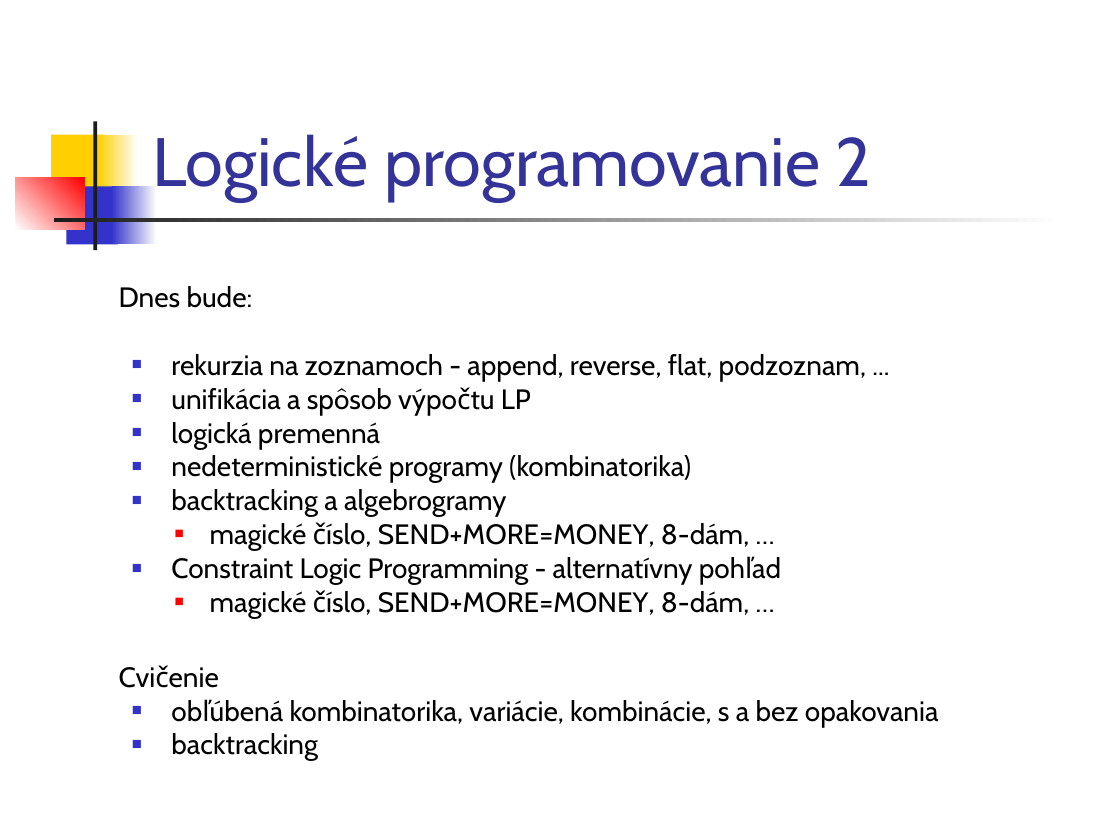
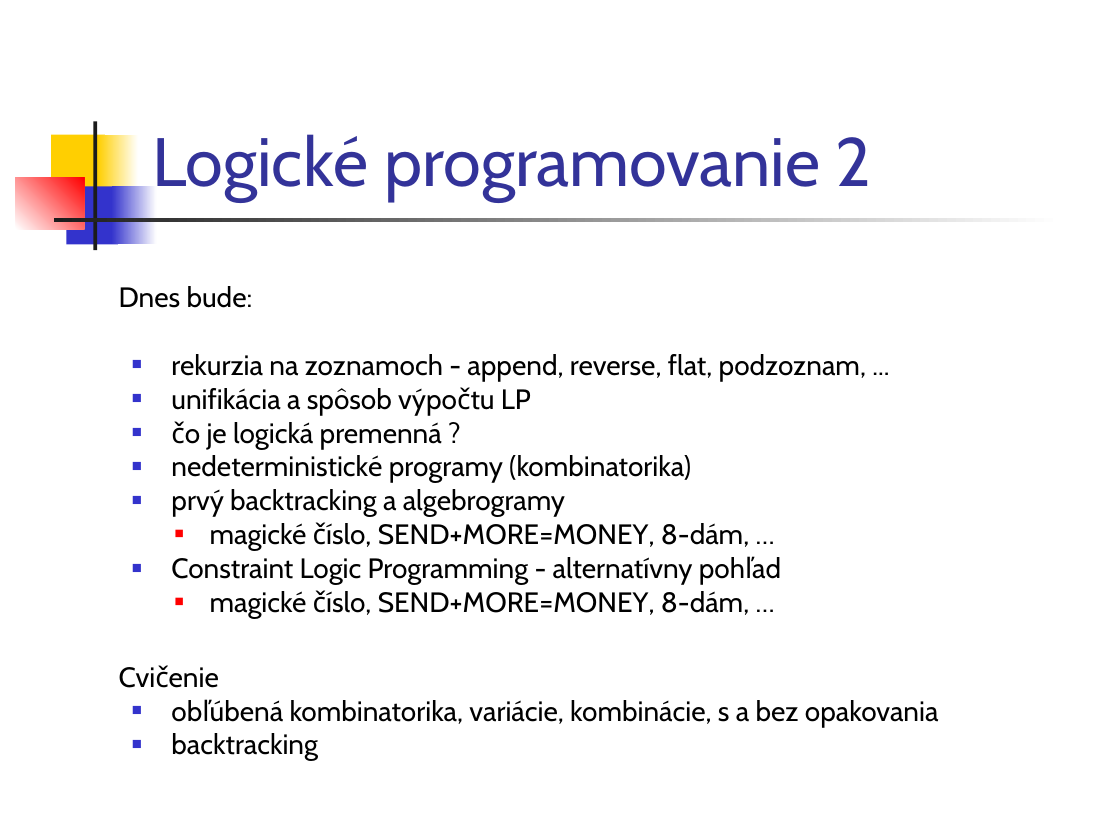
Before and after one commit to paradigmy/Prednasky, a slide deck: slide 2 of 11/logicke2.ppt (slide 1 before the commit). Drawn at 1120x840 pixels with LibreOffice and Linux fonts; fonts in the diff are those of the drawing. Boxes give left, top, right and bottom in pixels: in the first picture for what was removed or moved away, otherwise in the second. Text is boxed around its words. In the diff, an @@ line names an element or a change of style, - is before the commit and + after.

```diff
--- a/11/logicke2.ppt
+++ b/11/logicke2.ppt
@@ text at [207,422,442,449]: text changed @@
-■ logická premenná
+■ čo je logická premenná ?
@@ text at [171,489,565,517]: text changed @@
-■ backtracking a algebrogramy
+■ prvý backtracking a algebrogramy
```
Also in this commit, not shown: 5 other slides changed, 3 slides added, 2 other files.
